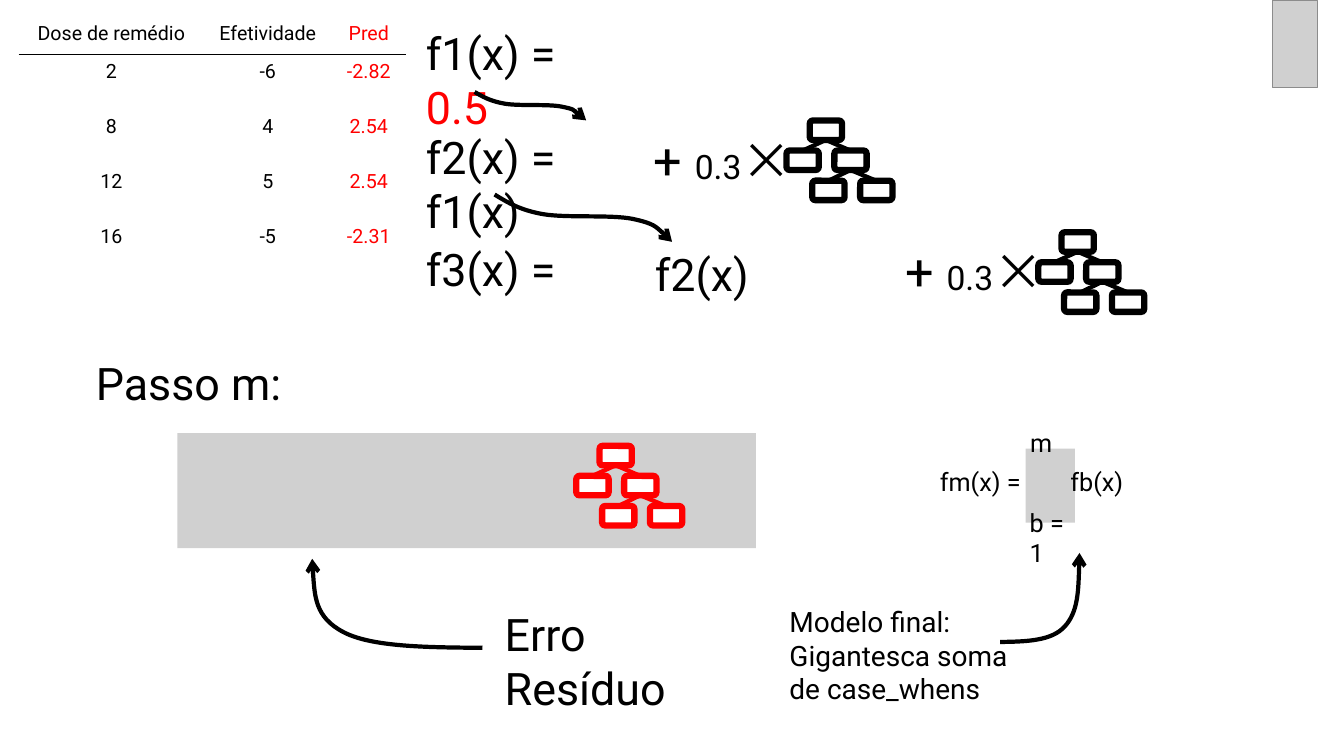
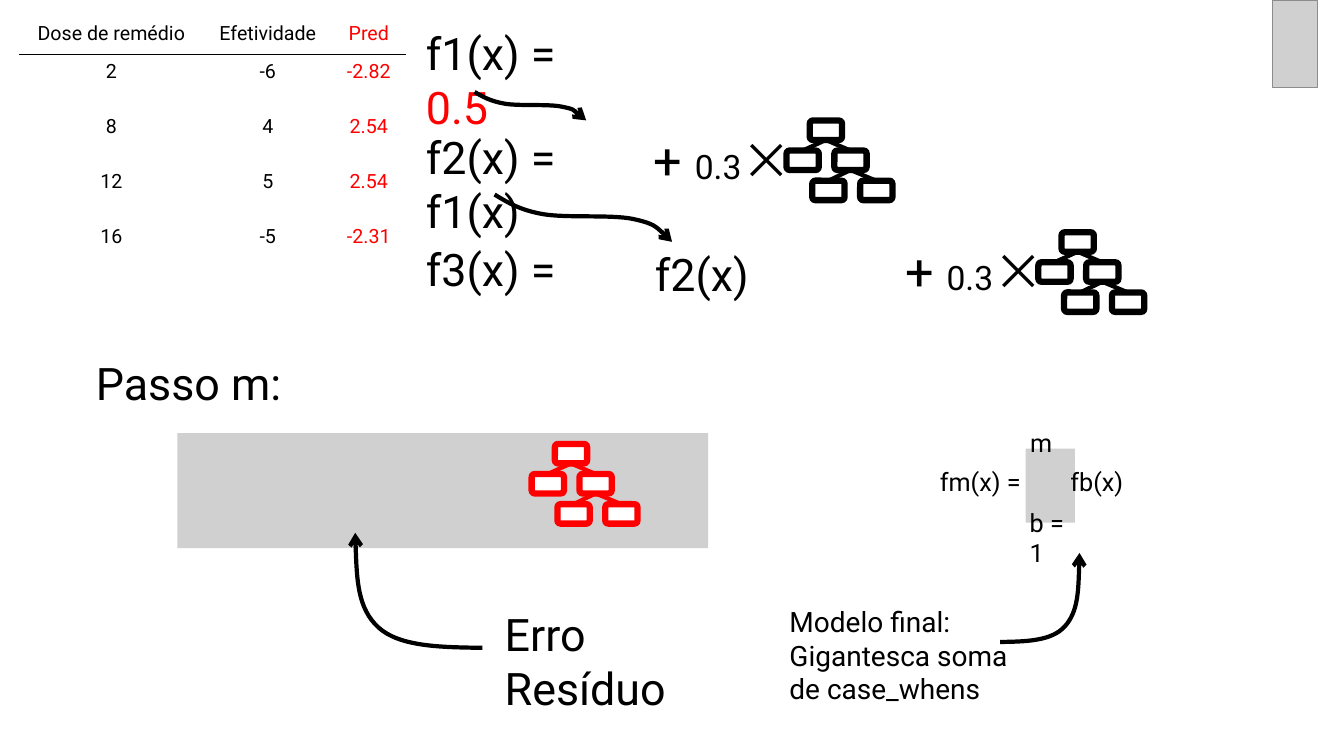
Before and after one commit to curso-r/202005-xgboost, a slide deck: slide 32 of slides/slides_xgb_teoria_e_passo_a_passo.pptx. Drawn at 1344x756 pixels with LibreOffice and Linux fonts; fonts in the diff are those of the drawing; grey boxes stand for pictures. Boxes give left, top, right and bottom in pixels: in the first picture for what was removed or moved away, otherwise in the second. Text is boxed around its words. In the diff, an @@ line names an element or a change of style, - is before the commit and + after.

```diff
--- a/slides/slides_xgb_teoria_e_passo_a_passo.pptx
+++ b/slides/slides_xgb_teoria_e_passo_a_passo.pptx
@@ picture: place and size @@
-picture at (177,434,756,548)
+picture at (177,434,709,548)
@@ rounded rectangle: place and size @@
-rounded rectangle at (600,446,632,465)
+rounded rectangle at (555,444,587,463)
@@ rounded rectangle: place and size @@
-rounded rectangle at (624,476,656,495)
+rounded rectangle at (531,474,564,493)
@@ line moved from (640, 476) - (616, 466) to (547, 474) - (571, 464) @@
@@ line moved from (593, 476) - (616, 466) to (596, 474) - (571, 464) @@
@@ rounded rectangle: place and size @@
-rounded rectangle at (650,506,683,525)
+rounded rectangle at (558,504,590,523)
@@ line moved from (666, 506) - (640, 495) to (574, 504) - (596, 494) @@
@@ line moved from (618, 506) - (640, 495) to (621, 504) - (596, 494) @@
@@ freeform shape: place and size @@
-freeform shape at (313,559,483,647)
+freeform shape at (355,533,482,648)
```
Also in this commit, not shown: 17 other slides changed, 1 other file.
